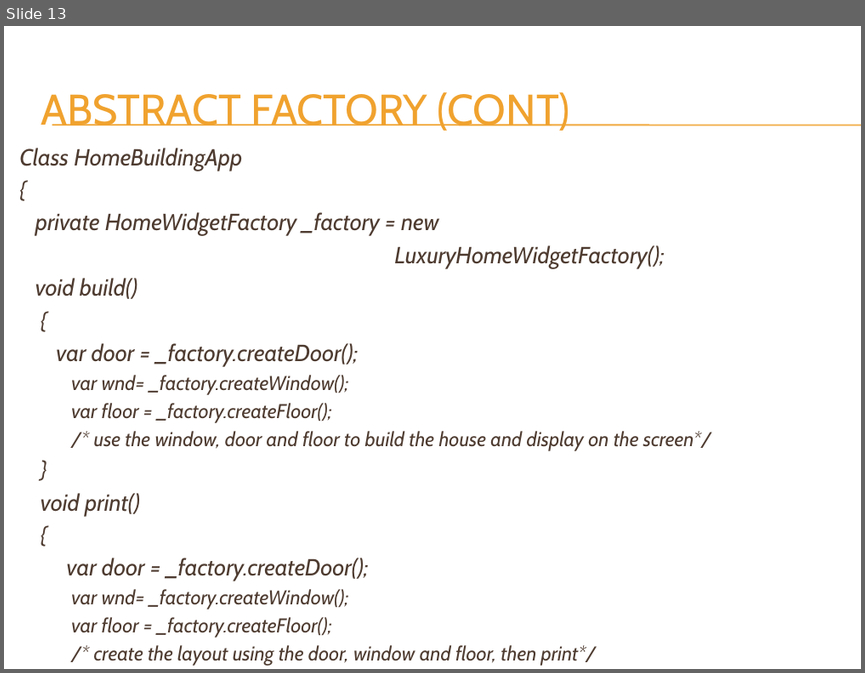
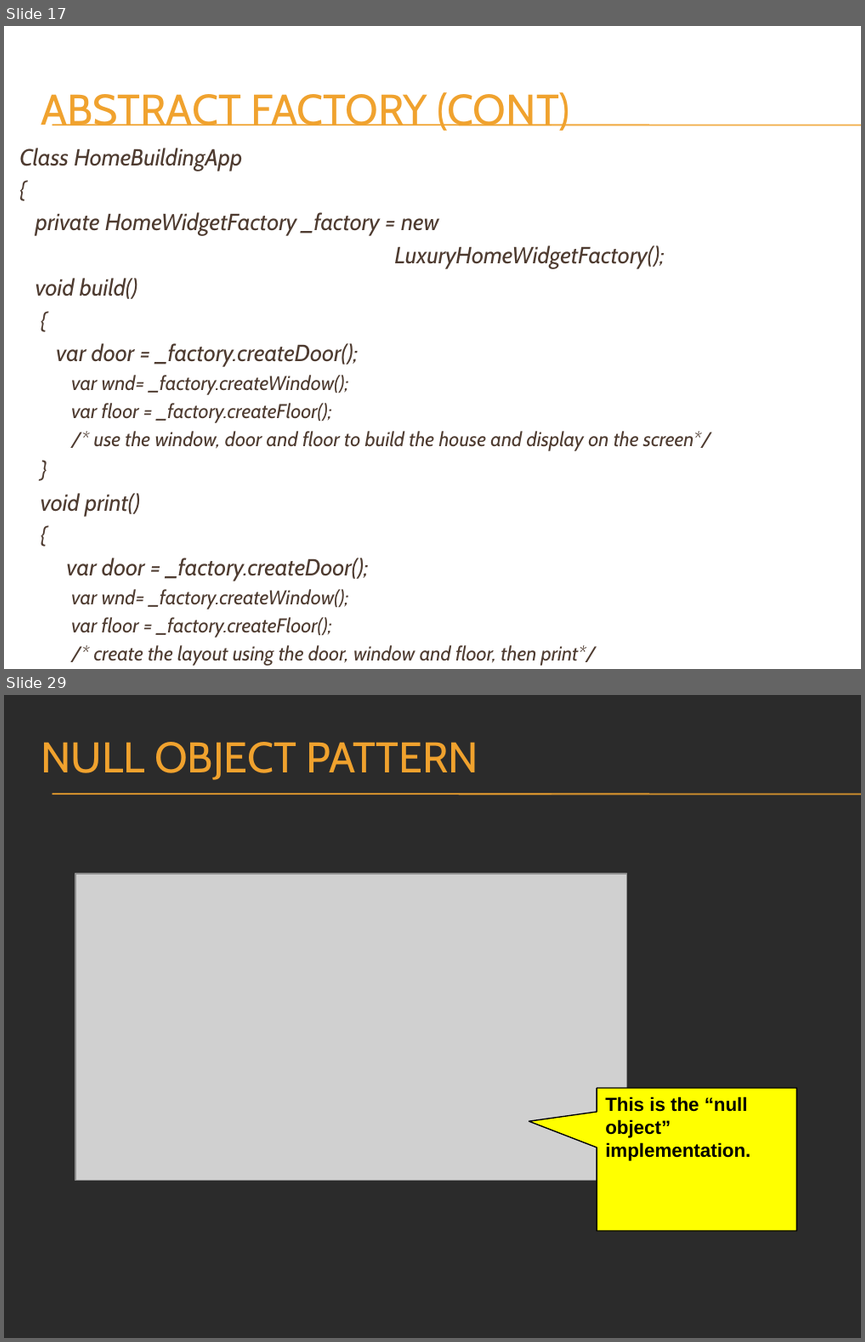
Before and after one commit to h-t-tran/DesignPattern, a slide deck: Design Pattern Presentation.pptx. Shown one above the other, each under a label of ours: slide 13 before the commit, slides 17 and 29 after it; the slides between them are not shown. The pictures are 865x673 and 865x1342 pixels, drawn with LibreOffice and Linux fonts; fonts in the diff are those of the drawing; grey boxes stand for pictures; background and template pictures are left out; a plain dark background stands for a picture behind light text. Boxes give left, top, right and bottom in pixels: in the first picture for what was removed or moved away, otherwise in the second. Text is boxed around its words. In the diff, an @@ line names an element or a change of style, - is before the commit and + after.

```diff
--- a/Design Pattern Presentation.pptx
+++ b/Design Pattern Presentation.pptx
@@ slide 29 added at <box>4,695,861,1338</box>, background picture (left out); not listed: 2 template elements that a slide beside it also shows @@
@@ text added at <box>41,742,478,780</box>, 36 pt, text #F0A22E @@
+NULL OBJECT PATTERN
@@ picture added at <box>75,873,627,1179</box> @@
@@ speech box added at <box>597,1088,796,1231</box>, fill #FFFF00, outline #000000 1 pt, 16 pt, text #000000, bold @@
+This is the “null object” implementation.
@@ what was slide 13 is now slide 17 @@
```
Also in this commit, not shown: 4 slides changed, 26 other slides added, 2 slides removed.
